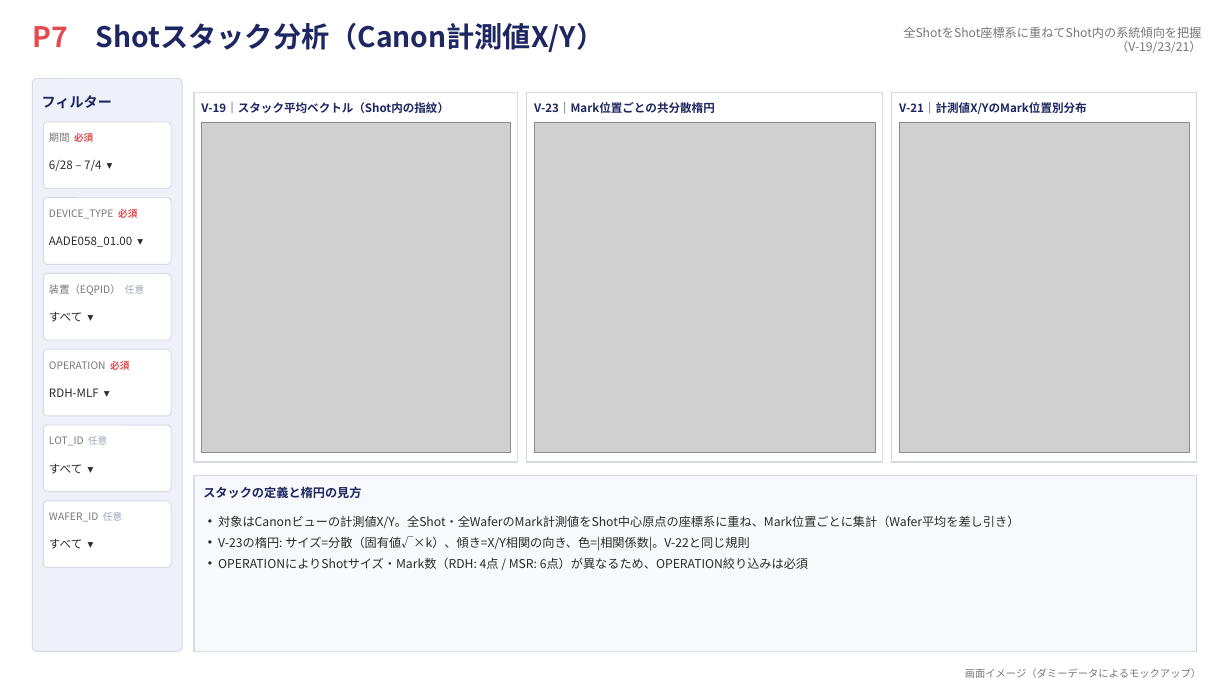
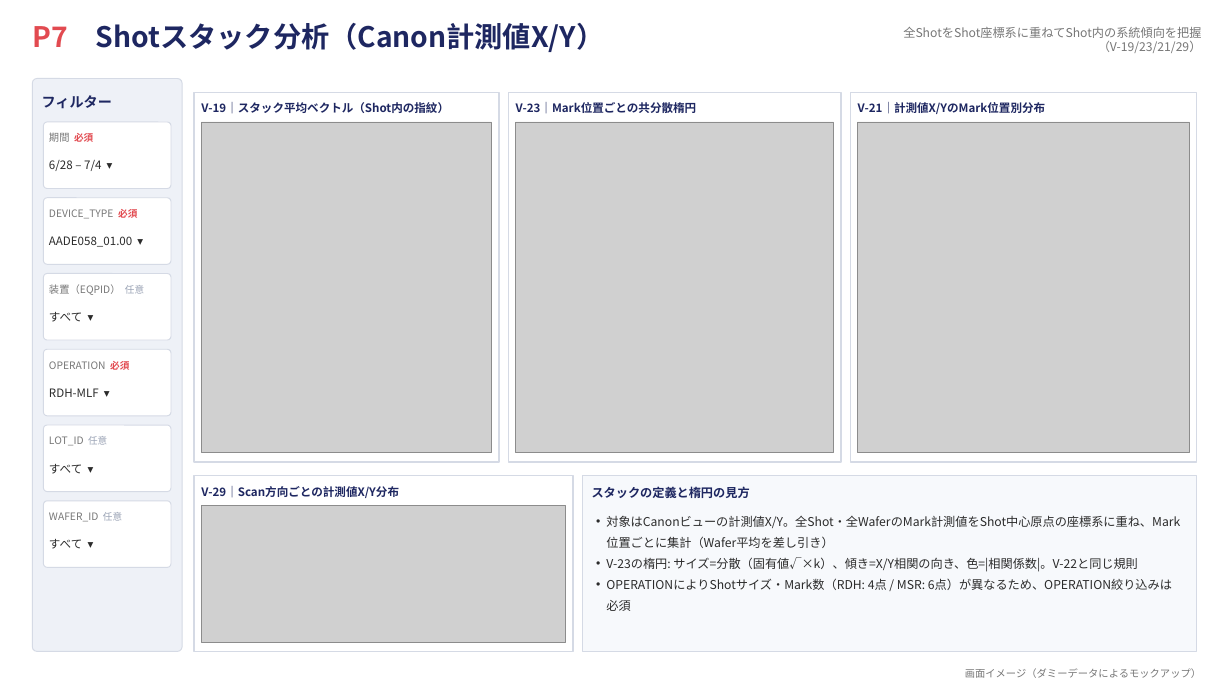
Before and after one commit to rsakamoto-0824/PowerBI_LithoBooster_DashBoard, a slide deck: slide 8 of dashboard_mockup.pptx. Drawn at 1232x693 pixels with LibreOffice and Linux fonts; fonts in the diff are those of the drawing; grey boxes stand for pictures. Boxes give left, top, right and bottom in pixels: in the first picture for what was removed or moved away, otherwise in the second. Text is boxed around its words. In the diff, an @@ line names an element or a change of style, - is before the commit and + after.

```diff
--- a/dashboard_mockup.pptx
+++ b/dashboard_mockup.pptx
@@ text at (903, 27, 1202, 53): text changed @@
-全ShotをShot座標系に重ねてShot内の系統傾向を把握（V-19/23/21）
+全ShotをShot座標系に重ねてShot内の系統傾向を把握（V-19/23/21/29）
@@ rectangle: place and size @@
-rectangle at (194, 92, 518, 462)
+rectangle at (194, 92, 499, 462)
@@ rectangle: place and size @@
-rectangle at (527, 92, 883, 462)
+rectangle at (508, 92, 841, 462)
@@ text "V-23｜Mark位置ごとの共分散楕円": place and size @@
-text "V-23｜Mark位置ごとの共分散楕円" at (534, 102, 715, 114)
+text "V-23｜Mark位置ごとの共分散楕円" at (516, 102, 697, 113)
@@ rectangle: place and size @@
-rectangle at (892, 92, 1197, 462)
+rectangle at (850, 92, 1197, 462)
@@ text "V-21｜計測値X/YのMark位置別分布": place and size @@
-text "V-21｜計測値X/YのMark位置別分布" at (899, 102, 1087, 114)
+text "V-21｜計測値X/YのMark位置別分布" at (858, 102, 1046, 114)
@@ picture: place and size @@
-picture at (201, 122, 510, 453)
+picture at (201, 122, 492, 453)
@@ picture: place and size @@
-picture at (534, 122, 875, 453)
+picture at (516, 122, 834, 453)
@@ picture: place and size @@
-picture at (899, 122, 1189, 453)
+picture at (858, 122, 1189, 453)
@@ rectangle: place and size @@
-rectangle at (194, 476, 1197, 652)
+rectangle at (194, 476, 573, 652)
@@ rectangle at (194, 476, 573, 652): fill #F7F9FC to #FFFFFF @@
@@ rectangle added at (582, 476, 1197, 652), fill #F7F9FC, outline #D5DAE5 1 pt @@
@@ text added at (201, 486, 399, 498), 9 pt, text #1E2761, bold @@
+V-29｜Scan方向ごとの計測値X/Y分布
@@ picture added at (201, 506, 566, 642) @@
@@ text "スタックの定義と楕円の見方": place and size @@
-text "スタックの定義と楕円の見方" at (203, 486, 361, 498)
+text "スタックの定義と楕円の見方" at (592, 486, 750, 498)
@@ text "対象はCanonビューの計測値X/Y。全Shot・全WaferのMark計測値をShot中心原点の座標系に重ね、Mark ..." rewrapped from (218, 515, 1019, 569) to (606, 515, 1180, 590) @@
```
Also in this commit, not shown: 3 other slides changed, 1 other file.
